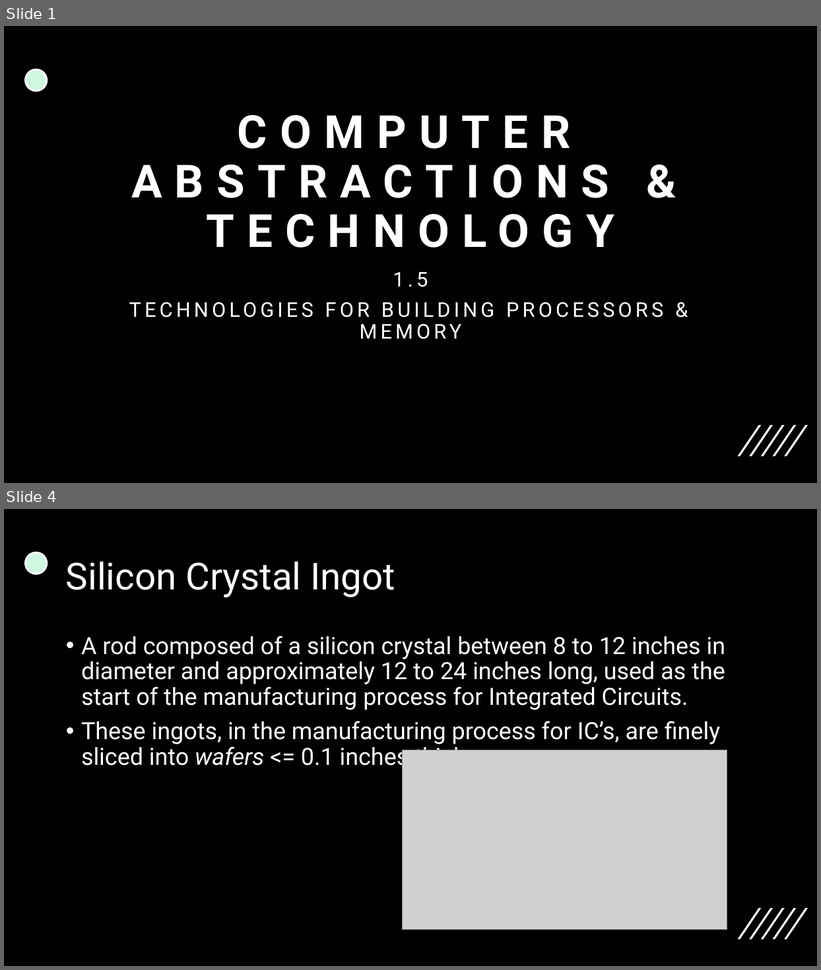
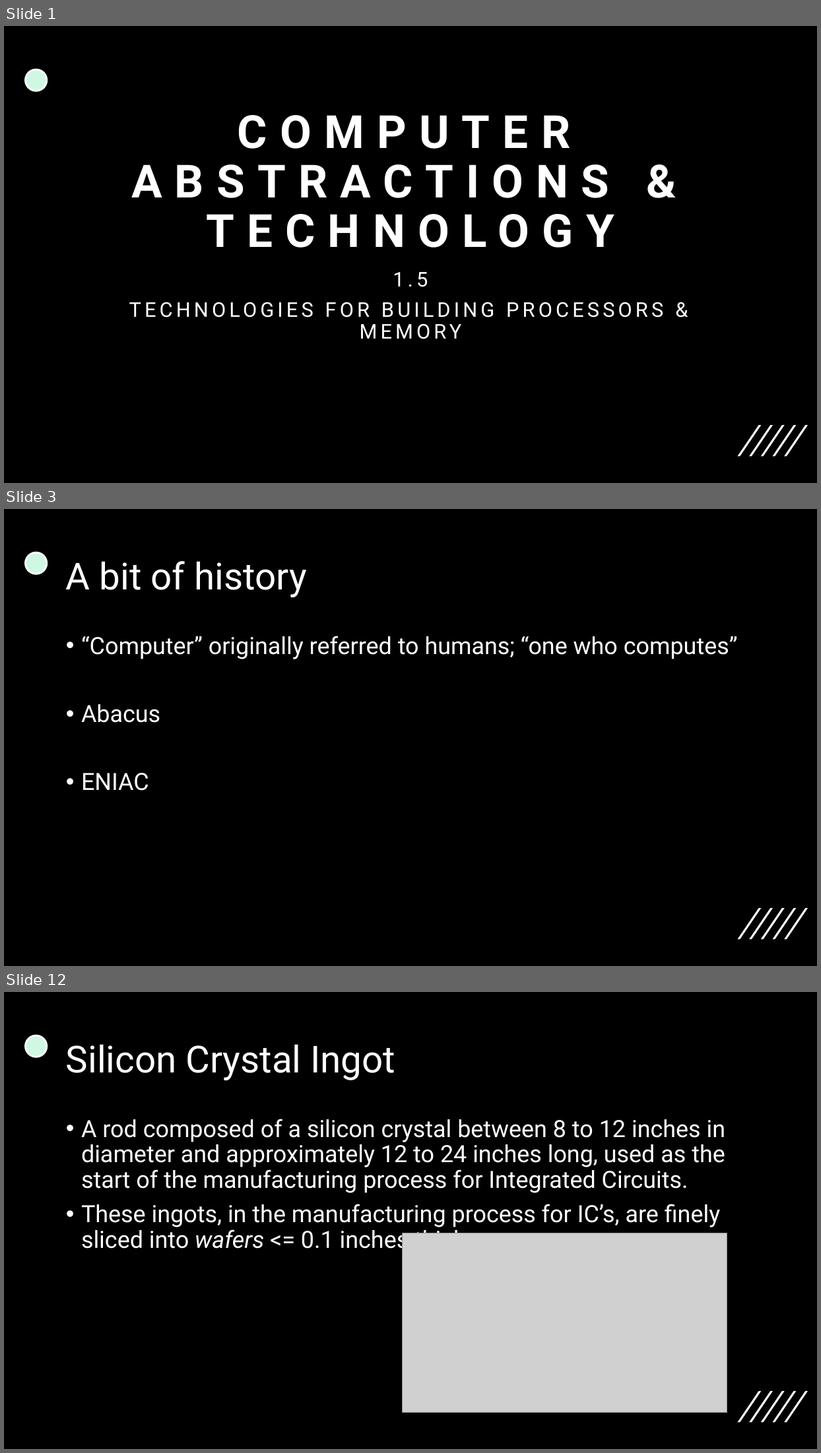
Before and after one commit to 00bayz/csci370_presentations, a slide deck: csci370_ch1_presentation.pptx. Shown one above the other, each under a label of ours: slides 1 and 4 before the commit, slides 1, 3 and 12 after it; the slides between them are not shown. The pictures are 821x970 and 821x1453 pixels, drawn with LibreOffice and Linux fonts; fonts in the diff are those of the drawing; grey boxes stand for pictures. Boxes give left, top, right and bottom in pixels: in the first picture for what was removed or moved away, otherwise in the second. Text is boxed around its words. In the diff, an @@ line names an element or a change of style, - is before the commit and + after.

```diff
--- a/csci370_ch1_presentation.pptx
+++ b/csci370_ch1_presentation.pptx
@@ slide 3 added at <box>4,509,817,966</box>, background #000000; not listed: 6 template elements that a slide beside it also shows @@
@@ title added at <box>66,561,306,597</box>, 44 pt, text #FFFFFF @@
+A bit of history
@@ text added at <box>81,636,738,791</box>, 28 pt, text #FFFFFF @@
+• “Computer” originally referred to humans; “one who computes”
+• Abacus
+• ENIAC
@@ what was slide 4 is now slide 12 @@
```
Also in this commit, not shown: 9 other slides added, 2 slides removed.
